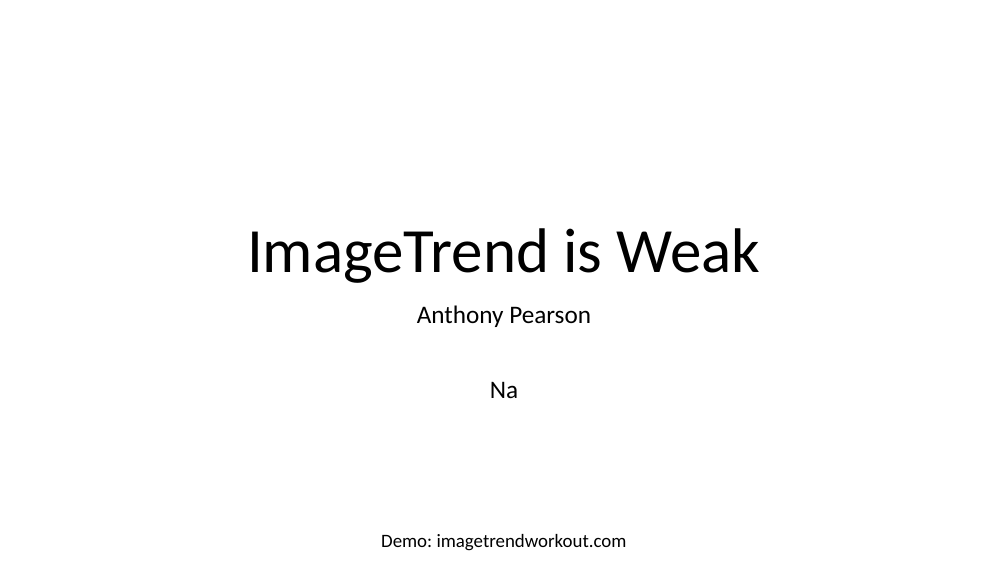
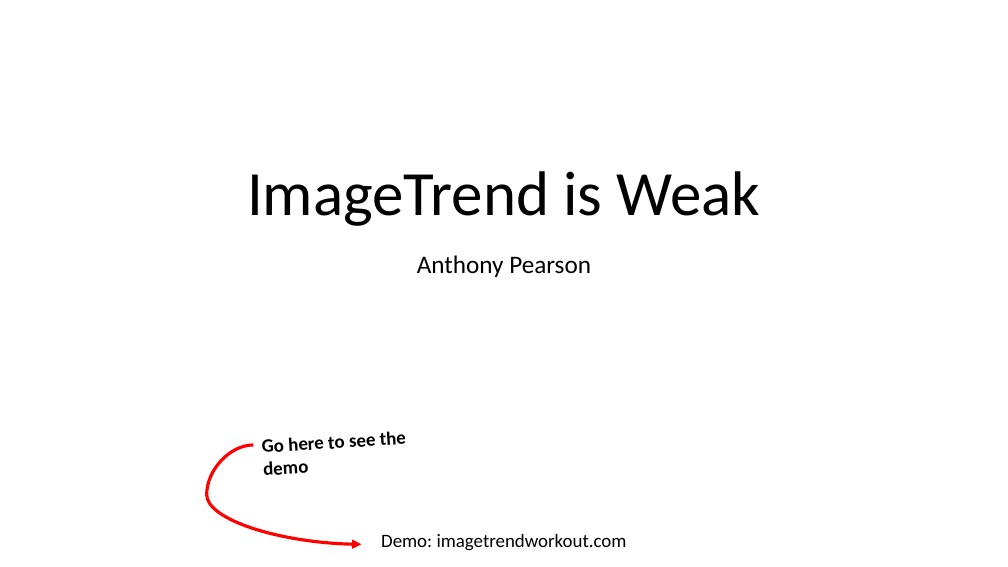
Before and after one commit to ajgoldenwings/imagetrendworkout, a slide deck: slide 1 of Presentation.pptx. Drawn at 1008x567 pixels with LibreOffice and Linux fonts; fonts in the diff are those of the drawing. Boxes give left, top, right and bottom in pixels: in the first picture for what was removed or moved away, otherwise in the second. Text is boxed around its words. In the diff, an @@ line names an element or a change of style, - is before the commit and + after.

```diff
--- a/Presentation.pptx
+++ b/Presentation.pptx
@@ title "ImageTrend is Weak": place and size @@
-title "ImageTrend is Weak" at box(247, 228, 761, 283)
+title "ImageTrend is Weak" at box(247, 171, 761, 226)
@@ subtitle "Anthony Pearson": place and size @@
-subtitle "Anthony Pearson" at box(417, 305, 591, 399)
+subtitle "Anthony Pearson" at box(417, 255, 591, 277)
@@ subtitle at box(490, 381, 518, 399): paragraph removed @@
-Na
@@ curved arrow added from (253, 445) to (361, 544), #FF0000 3 pt @@
@@ text added at box(262, 431, 406, 475), 18 pt, text #000000, bold @@
+Go here to see the demo
```
Also in this commit, not shown: 14 slides added, 1 other file.
